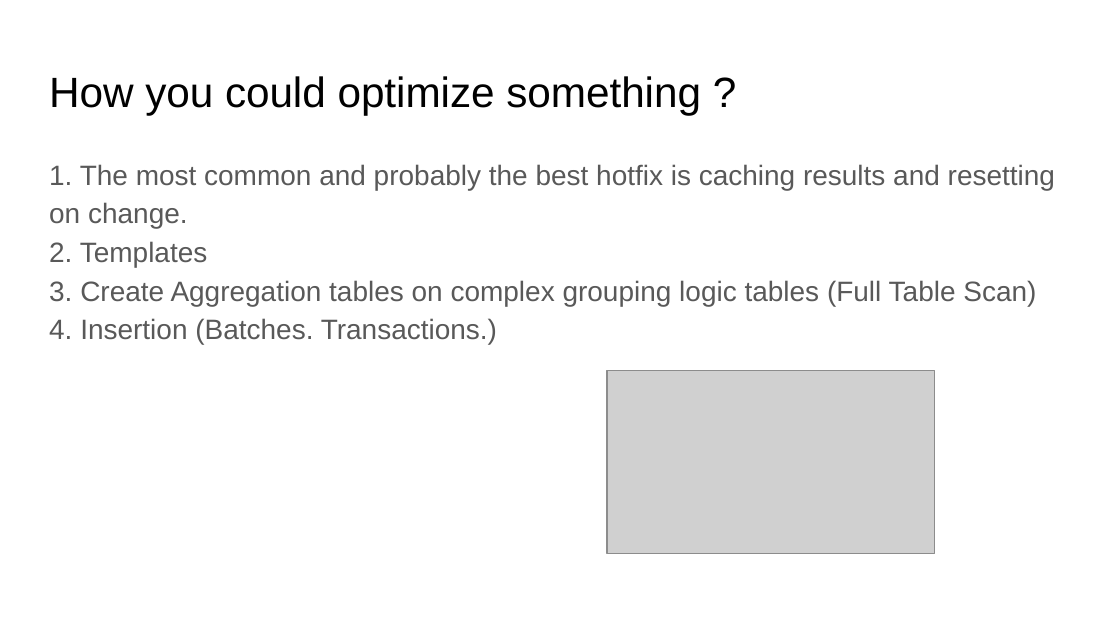
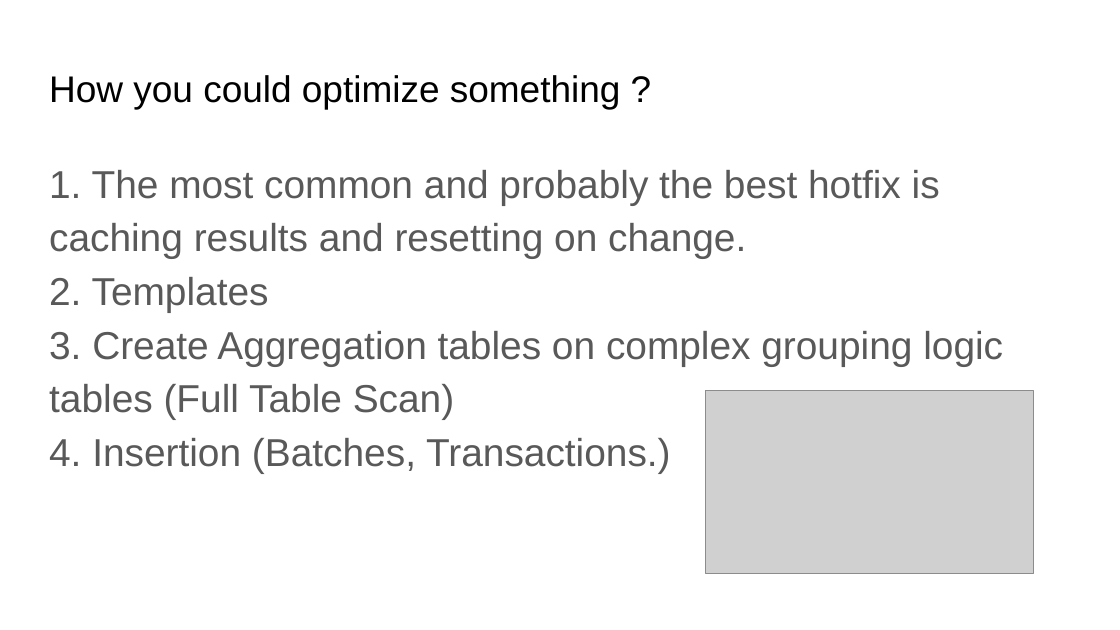
Before and after one commit to Neznajki/devclub-high-load-db, a slide deck: slide 14 of High Load System DB.pptx (slide 13 before the commit). Drawn at 1120x630 pixels with LibreOffice and Linux fonts; fonts in the diff are those of the drawing; grey boxes stand for pictures. Boxes give left, top, right and bottom in pixels: in the first picture for what was removed or moved away, otherwise in the second. Text is boxed around its words. In the diff, an @@ line names an element or a change of style, - is before the commit and + after.

```diff
--- a/High Load System DB.pptx
+++ b/High Load System DB.pptx
@@ text "How you could optimize something ..." at [49, 75, 621, 109]: size 27.2 to 23.8 pt @@
@@ text at [49, 170, 1003, 419]: size 18 to 25 pt in "1. The most common and probably the ...", "2. Templates", "3. Create Aggregation tables on complex grouping ..." @@
@@ picture: place and size @@
-picture at [607, 371, 935, 553]
+picture at [706, 390, 1034, 572]
@@ text at [49, 438, 671, 473]: text changed; size 18 to 25 pt @@
-4. Insertion (Batches. Transactions.)
+4. Insertion (Batches, Transactions.)
```
Also in this commit, not shown: 22 other slides changed, 1 slide added.
